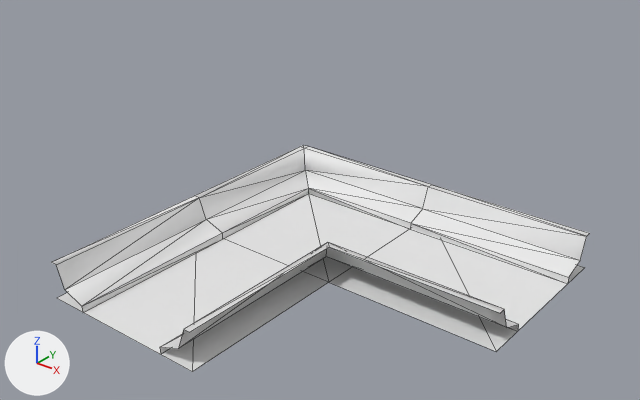
Two versions of the OBJ model assets/models/turn_right/turn_right_ceiling.obj, one commit apart.
Camera for both pictures: a 50 mm lens placed at (6.01, -4.41, 2.91), pointed at (0.93, 1.94, -1.02). The axes (+X, +Y, +Z) are drawn at lower left. The lights are the same throughout. Mesh edges are drawn as thin lines. Where no turn or scale is listed for an object, it has been applied to the vertices.

The scene before the commit, as lines of its bpy script (objects in view):
```python
mat_material_001 = principled_material('Material.001')
mat_material_001.base_color = (0.8, 0.8, 0.8)  # white #e7e7e7
mat_material_001.roughness = 0.526
me_turn_right_ceiling = bpy.data.meshes.new('turn_right_ceiling')
me_turn_right_ceiling.from_pydata(...)  # 50 vertices, 56 faces; spans x -1.0..3.0, y 0.0..4.0, z -2.01..-1.57
me_turn_right_ceiling.materials.append(mat_material_001)  # its picture is missing
ob_turn_right_ceiling = bpy.data.objects.new('turn_right_ceiling', me_turn_right_ceiling)
ob_turn_right_ceiling.location = (0.0, 0.0, 0.0)
```
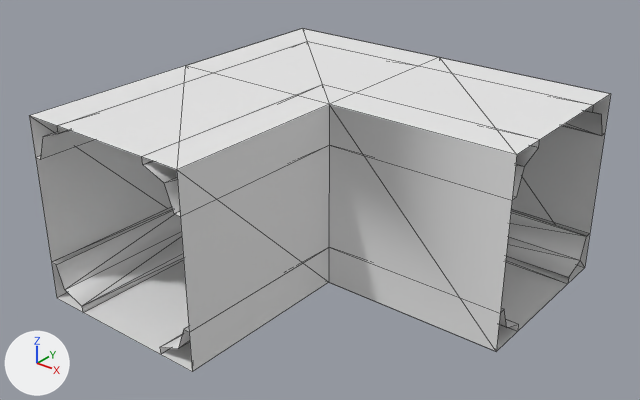
The change, as a list of edits to the scene's bpy script:
```text
Change mat_material_001:
    mat_material_001.roughness: 0.526 -> 1.0
Add me_plane_005:
    me_plane_005.from_pydata([(3.0, 2.0, 0.0), (3.0, 2.0, -2.0), (1.0, 2.0, 0.0), (1.0, 2.0, -2.0), (-1.0, 2.0, 0.0), (-1.0, 2.0, -2.0), (-1.0, 0.0, 0.0), (-1.0, 0.0, -2.0), (-1.0, 4.0, 0.0), (-1.0, 4.0, -2.0), (-1.0, 2.0, -2.0), (1.0, 4.0, 0.0), (1.0, 4.0, -2.0), (3.0, 4.0, 0.0), (3.0, 4.0, -2.0), (1.0, 2.0, -2.0), (1.0, 0.0, 0.0), (1.0, 0.0, -2.0)], [], [(2, 0, 1), (2, 1, 3), (6, 5, 4), (6, 7, 5), (4, 9, 8), (4, 10, 9), (8, 12, 11), (8, 9, 12), (11, 14, 13), (11, 12, 14), (16, 2, 15), (16, 15, 17)])
    me_plane_005.materials.append(mat_material_001)  # its picture is missing
Add me_plane_004:
    me_plane_004.from_pydata(...)  # 53 vertices, 56 faces; spans x -1.0..3.0, y 0.0..4.0, z -0.42..0.01
    me_plane_004.materials.append(mat_material_001)  # its picture is missing
Add ob_plane_005:
    ob_plane_005 = bpy.data.objects.new('Plane.005', me_plane_005)
    ob_plane_005.location = (0.0, 0.0, 0.0)
Add ob_plane_004:
    ob_plane_004 = bpy.data.objects.new('Plane.004', me_plane_004)
    ob_plane_004.location = (0.0, 0.0, 0.0)
```

Pixel boxes [x1, y1, x2, y2] of what changed, in the pictures (640 x 400 px):
'Plane.005', added: after [29, 94, 611, 372]
'turn_right_ceiling', surface changed (white to grey): [51, 145, 590, 372] in both
'Plane.004', added: after [30, 28, 610, 216]
